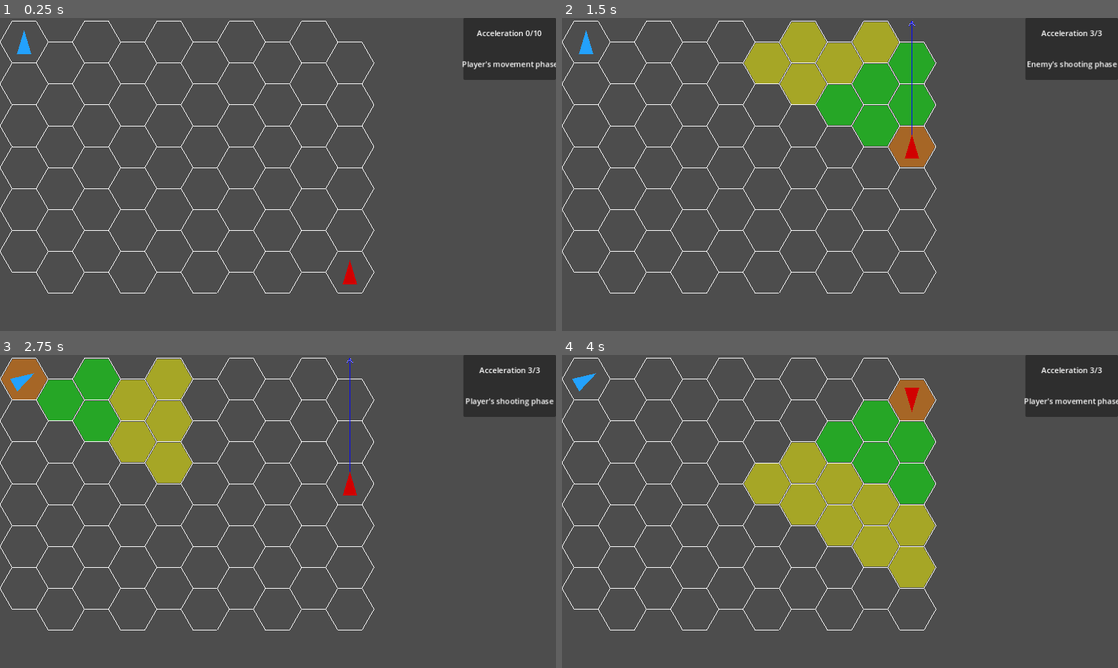
Above: before the commit, frames 1-4 (two rows, left to right).
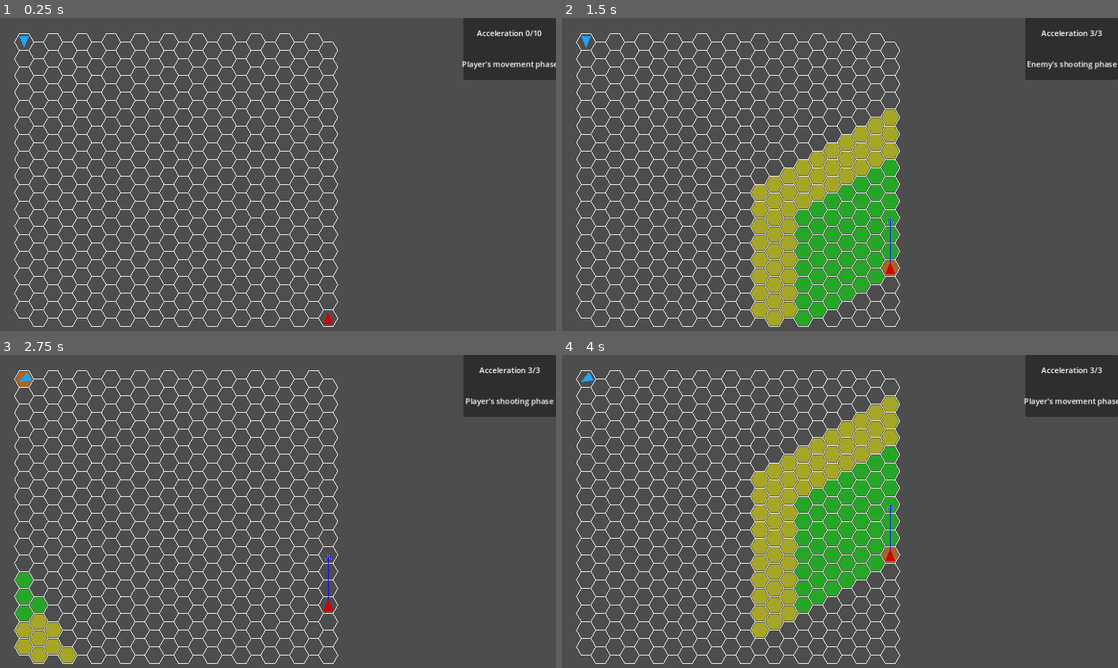
Above: after the commit, the same moments.

Repository: Idandot/Space-Arena
Game: Godot game, scene res://Scenes/Arena.tscn
The game is run twice, just before and just after one commit, with the same random seed, the same clock (stepped at 60 frames per second) and the same inputs.
Inputs:
- Up to frame 1 (0.25 s): no input
- Up to frame 2 (1.5 s): tap Enter (end_phase) at 0.5, 0.6, 1.35 s; hold Right (turn_right) 0.53-1.28 s; tap Backspace (Reset) at 1.25 s; hold Down (brake) from 1.28 s (still down)
- Up to frame 3 (2.75 s): tap Backspace (Reset) at 2 s; release Down (brake) at 2.03 s; hold Right (turn_right) from 2.03 s (still down); tap Space (fire) at 2.1 s; tap Enter (end_phase) at 2.3 s
- Up to frame 4 (4 s): tap Backspace (Reset) at 2.75 s; release Right (turn_right) at 2.78 s; hold Up (accelerate) 2.78-3.53 s; tap Enter (end_phase) at 2.85, 3.6 s; hold Left (turn_left) from 3.53 s (still down)

The runs differ from the first frame. In frame 1, 5.5% of the frame differs, in the area x 0-68%, y 0-99%; in frame 2, 24%; in frame 3, 13%; in frame 4, 19%.

Commit message:
Weapon Generalization
Теперь можно создавать разные пушки с уникальными профилями арок
Дальше: Здоровье, арки попадания, несколько оружий

Diff:
--- a/Scenes/Arena.tscn
+++ b/Scenes/Arena.tscn
@@ -21,6 +21,8 @@
 [node name="HexGrid" type="Node2D" parent="."]
 script = ExtResource("1_mhtuk")
 Hex = ExtResource("2_004cx")
+gridSizeOX = 22
+gridSizeOY = 17
 
 [node name="Ships" type="Node2D" parent="."]
 
--- a/Scenes/EnemyShip.tscn
+++ b/Scenes/EnemyShip.tscn
@@ -6,6 +6,15 @@
 script = ExtResource("1_v3ga3")
 name_in_game = "Enemy"
 shipColor = Color(0.823529, 0, 0, 1)
+initial_direction = "up"
+weapon_stats = {
+"apex_offset": 0,
+"arc_degrees": 120,
+"effective_range": 6,
+"facing_offset": -1,
+"max_range": 9,
+"min_range": 0
+}
 
 [node name="Area2D" type="Area2D" parent="."]
 
--- a/Scenes/Hex.tscn
+++ b/Scenes/Hex.tscn
@@ -12,5 +12,3 @@
 [node name="Polygon2D" type="Polygon2D" parent="Area2D"]
 
 [node name="Polygon2D" type="Polygon2D" parent="."]
-
-[connection signal="input_event" from="Area2D" to="." method="_on_area_2d_input_event"]
--- a/Scenes/PlayerShip.tscn
+++ b/Scenes/PlayerShip.tscn
@@ -6,6 +6,14 @@
 script = ExtResource("1_ea2ix")
 name_in_game = "Player"
 shipColor = Color(0.141176, 0.631373, 0.996078, 1)
+weapon_stats = {
+"apex_offset": 6,
+"arc_degrees": 180,
+"effective_range": 14,
+"facing_offset": 0,
+"max_range": 21,
+"min_range": 6
+}
 
 [node name="Area2D" type="Area2D" parent="."]
 
--- a/Scripts/EnemyShip.gd
+++ b/Scripts/EnemyShip.gd
@@ -2,10 +2,16 @@
 
 var player: Node2D
 
+@export_group("Visuals")
+@export_group("Movement")
+@export_group("Weapons")
+
 func _ready():
 	ships_array = Root.ships_array
 	points = [Vector2(-shipLength/2.0, shipWidth/2.0), Vector2(-shipLength/2.0, -shipWidth/2.0), Vector2(shipLength/2.0, 0)]
-	area.rotation = deg_to_rad(-90)
+	area.rotation = deg_to_rad(Utils.convert_direction(initial_direction, "name", "angle"))
+	dir = Utils.convert_direction(initial_direction,"name", "index")
+	initial_dir = dir
 	colPoly.polygon = points
 	poly.polygon = points
 	poly.color = shipColor
@@ -19,7 +25,7 @@
 	var safe_velocity = 4
 
 	for dir_index in range(6):
-		var dir_vec = Utils.convert_direction(dir_index, "Vector")
+		var dir_vec = Utils.convert_direction(dir_index, "index", "vector")
 		var test_pos = axial_position + dir_vec
 		var dist = Utils.axial_distance(player.axial_position - test_pos)
 		if dist < best_dist:
--- a/Scripts/HexGrid.gd
+++ b/Scripts/HexGrid.gd
@@ -41,12 +41,11 @@
 			return grid[oX][oY]
 	return null
 
-func get_hexes_in_range(ax_center: Vector2i, range: int):
+func get_hexes_in_range(ax_center: Vector2i, bubble_range: int):
 	var result = Array()
 
-	for aX in range(-range, range + 1):
-		for aY in range(max(-range, aX - range), min(range, aX + range) + 1):
-			var aZ = -aX - aY
+	for aX in range(-bubble_range, bubble_range + 1):
+		for aY in range(max(-bubble_range, aX - bubble_range), min(bubble_range, aX + bubble_range) + 1):
 			var hex_pos = ax_center + Vector2i(aX, aY)
 
 			var hex = get_hex(hex_pos)
--- a/Scripts/HighlightManager.gd
+++ b/Scripts/HighlightManager.gd
@@ -18,8 +18,6 @@
 
 	clear_highlight()
 	var ship_pos: Vector2i = ship.axial_position
-	var ship_hex = HexGrid.get_hex(ship_pos)
-	var ship_facing: Vector2i = ship.facing
 
 	#temporary weapon stats
 	var weapon_stats = ship.weapon_stats
--- a/Scripts/PlayerShip.gd
+++ b/Scripts/PlayerShip.gd
@@ -1,4 +1,8 @@
 extends Ship
+
+@export_group("Visuals")
+@export_group("Movement")
+@export_group("Weapons")
 
 var acceleration_label: Label
 var can_move = false
@@ -9,13 +13,15 @@
 	ships_array = Root.ships_array
 	acceleration_label = Root.acceleration_label
 	points = [Vector2(-shipLength/2.0, shipWidth/2.0), Vector2(-shipLength/2.0, -shipWidth/2.0), Vector2(shipLength/2.0, 0)]
-	area.rotation = deg_to_rad(-90)
+	area.rotation = deg_to_rad(Utils.convert_direction(initial_direction,"name", "angle"))
+	dir = Utils.convert_direction(initial_direction,"name", "index")
+	initial_dir = dir
 	colPoly.polygon = points
 	poly.polygon = points
 	poly.color = shipColor
 	name_in_game = "Player"
 
-func _process(delta):
+func _process(_delta):
 	if !can_move:
 		pass
 	elif Input.is_action_just_pressed("turn_left"):
@@ -35,7 +41,7 @@
 	elif Input.is_action_just_pressed("Reset"):
 		NewVelocity = Vector2i.ZERO
 		update_acceleration(MaxAcceleration)
-		dir = InitialDir
+		dir = initial_dir
 		update_rotation()
 		print("Move Reset")
 	if !can_shoot:
--- a/Scripts/Ship.gd
+++ b/Scripts/Ship.gd
@@ -1,38 +1,41 @@
 extends Node2D
 class_name Ship
 
+@export_group("Visuals")
 @export var name_in_game = "Unnamed Ship"
 @export var speed = 1
-@export var shipLength = 50
-@export var shipWidth = 30
+@export var shipLength = 25
+@export var shipWidth = 20
 @export var shipColor = Color(1,0.2,0.8)
+var points = []
+
+@export_group("Movement")
 @export var MaxAcceleration = 3
 @export var Acceleration = MaxAcceleration
+@export var initial_direction = "down"
 var axial_position = Vector2i(0,0)
 var offset_position = Vector2i(0,0)
 var PreviousVelocity = Vector2i(0,0)
 var NewVelocity = Vector2i(0,0)
 var ResultVelocity = Vector2i(0,0)
 var facing = Vector2i(0,-1)
-var points = []
-
-#temporary direct enegry weapon characteristics
+
+@export_group("Weapons")
 @export var weapon_stats = {
 	"min_range": 0,
 	"effective_range": 2,
 	"max_range": 4,
 	"arc_degrees": 120,
+	"apex_offset": 1,
+	"facing_offset": 1,
 }
 var is_weapon_active = false
 
-var dir = 0
-var InitialDir = 0
+var dir: int = 0
+var initial_dir = 0
 var hex_grid: Node2D
 var self_id
 var mass = 100
-var restoration_coefficient = 0.5
-var energy_to_HP = 1
-
 var Utils = SpaceArenaUtilities
 
 @onready var colPoly = $Area2D/CollisionPolygon2D
@@ -59,6 +62,7 @@
 func turn_left():
 	if update_acceleration(-1):
 		dir = (dir-1)%6
+		print(dir)
 		change_rotation(dir)
 	else:
 		print("FUTURE INDICATION: ","Insufficient Acceleration Capacity")
@@ -66,9 +70,9 @@
 func update_rotation():
 	change_rotation(dir)
 
-func change_rotation(to_dir):
-	facing = Utils.convert_direction(to_dir, "Vector")
-	area.rotation = deg_to_rad(Utils.convert_direction(to_dir, "angle"))
+func change_rotation(to_dir: int):
+	facing = Utils.convert_direction(to_dir,"index", "vector")
+	area.rotation = deg_to_rad(Utils.convert_direction(to_dir,"index", "angle"))
 
 func accelerate():
 	if update_acceleration(-1):
@@ -87,7 +91,7 @@
 	await update_ship_position()
 	NewVelocity = Vector2i.ZERO
 	update_acceleration(MaxAcceleration)
-	InitialDir = dir
+	initial_dir = dir
 	queue_redraw()
 
 	await get_tree().process_frame
@@ -227,13 +231,23 @@
 
 
 func is_in_shooting_arc(ax_target_pos) -> bool:
-	if ax_target_pos == axial_position:
-		return true
-
-	var direction: Vector2 = (Utils.axial_to_world(ax_target_pos - axial_position, true)).normalized()
+
+	var weapon_facing_vector = Utils.convert_direction(dir + weapon_stats.facing_offset, "index", "vector")
+
+	for r in range(weapon_stats.apex_offset + 1):
+		if axial_position + weapon_facing_vector * r == ax_target_pos:
+			return true
+
+
+	var divergence_origin = axial_position + weapon_stats.apex_offset * facing
+	var direction: Vector2 = (Utils.axial_to_world(ax_target_pos - divergence_origin, true)).normalized()
 	var angle_to_target = rad_to_deg(direction.angle())
-	var facing_angle = Utils.convert_direction(facing, "angle")
-	var angle_diff = abs(Utils.angle_difference(facing_angle, angle_to_target))
-
+	var weapon_facing_angle = Utils.convert_direction(dir + weapon_stats.facing_offset, "index", "angle")
+	print(weapon_facing_angle, angle_to_target)
+	var angle_diff = abs(Utils.angle_difference(weapon_facing_angle, angle_to_target))
 
 	return is_equal_approx(angle_diff, weapon_stats.arc_degrees/2) or angle_diff < weapon_stats.arc_degrees/2
+
+func define_arc():
+
+	pass
--- a/Scripts/Utils.gd
+++ b/Scripts/Utils.gd
@@ -2,63 +2,28 @@
 
 class_name SpaceArenaUtilities
 
-const HEX_SIDE_SIZE = 50
+const HEX_SIDE_SIZE = 20
 const GRID_OFFSET_WX = 50
 const GRID_OFFSET_WY = 50
 
 const DIRECTION = [
-	{
-		"name":"up",
-		"index":0,
-		"angle":-90,
-		"Vector":Vector2i(0,-1),
-	},
-	{
-		"name":"rightup",
-		"index":1,
-		"angle":-30,
-		"Vector":Vector2i(1,0),
-	},
-	{
-		"name":"rightdown",
-		"index":2,
-		"angle":30,
-		"Vector":Vector2i(1,1),
-	},
-	{
-		"name":"down",
-		"index":3,
-		"angle":90,
-		"Vector":Vector2i(0,1),
-	},
-	{
-		"name":"leftdown",
-		"index":4,
-		"angle":150,
-		"Vector":Vector2i(-1,0),
-	},
-	{
-		"name":"leftup",
-		"index":5,
-		"angle":-150,
-		"Vector":Vector2i(-1,-1),
-	},
+	{"name":"up","index":0,"angle":-90,"vector":Vector2i(0,-1)},
+	{"name":"rightup","index":1,"angle":-30,"vector":Vector2i(1,0)},
+	{"name":"rightdown","index":2,"angle":30,"vector":Vector2i(1,1)},
+	{"name":"down","index":3,"angle":90,"vector":Vector2i(0,1)},
+	{"name":"leftdown","index":4,"angle":150,"vector":Vector2i(-1,0)},
+	{"name":"leftup","index":5,"angle":-150,"vector":Vector2i(-1,-1)},
 ]
 
-static func convert_direction(value, target_type):
-	var input_type = typeof(value)
+static func convert_direction(value, initial_type, target_type):
+	if initial_type == "index":
+		value = (value+6) % 6
 
 	#ищем прямые совпадения
 	for entry in DIRECTION:
-		if input_type == TYPE_STRING and value == entry.name:
+		if value == entry[initial_type]:
 			return entry[target_type]
-		if input_type == TYPE_VECTOR2I and value == entry.Vector:
-			return entry[target_type]
-		if input_type == TYPE_INT and value == entry.index:
-			return entry[target_type]
-		if input_type == TYPE_INT and value == entry.angle:
-			return entry[target_type]
-	print("ERROR: Hadn't found ", value, " in the dictionary")
+	print("ERROR: Hadn't found ", value, " in the dictionary with initial type ", initial_type)
 	return null
 
 static func offset_to_world(offset_vector: Vector2i) -> Vector2:
@@ -96,7 +61,7 @@
 	var q = axial_vector.x
 	var r = axial_vector.y
 	var ox = q
-	var oy = r + (q - (q & 1)) / 2
+	var oy = r + floor((q - (q & 1)) / 2.0)
 	return Vector2i(ox, oy)
 
 static func axial_to_world(axial_vector: Vector2i, relative: bool) -> Vector2:
